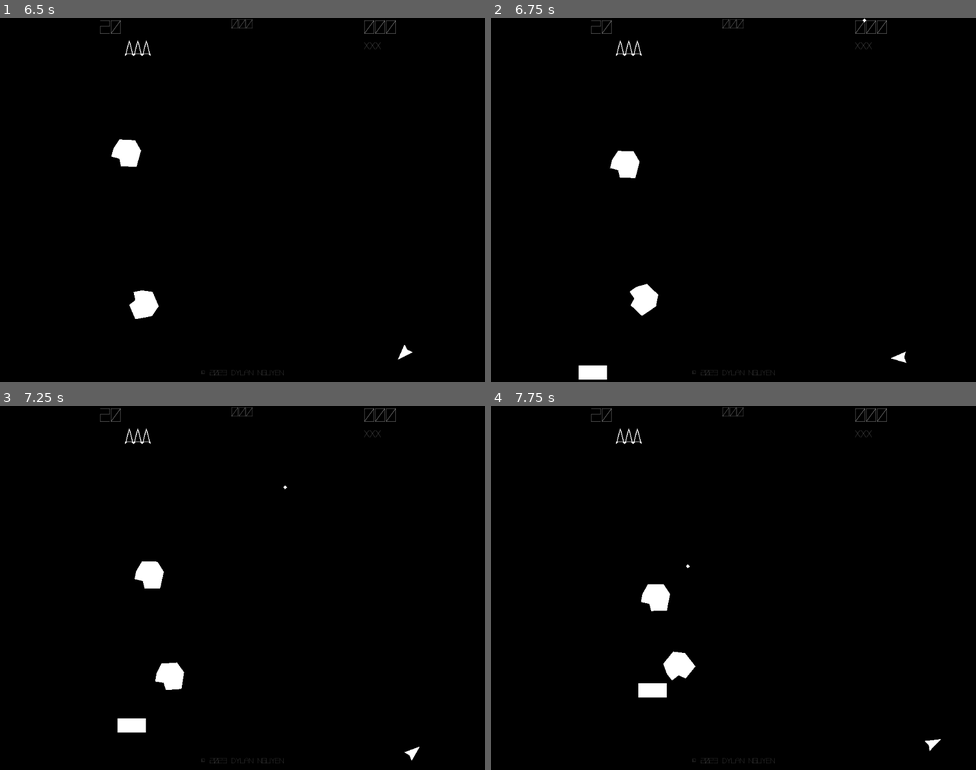
Above: before the commit, frames 1-4 (two rows, left to right).
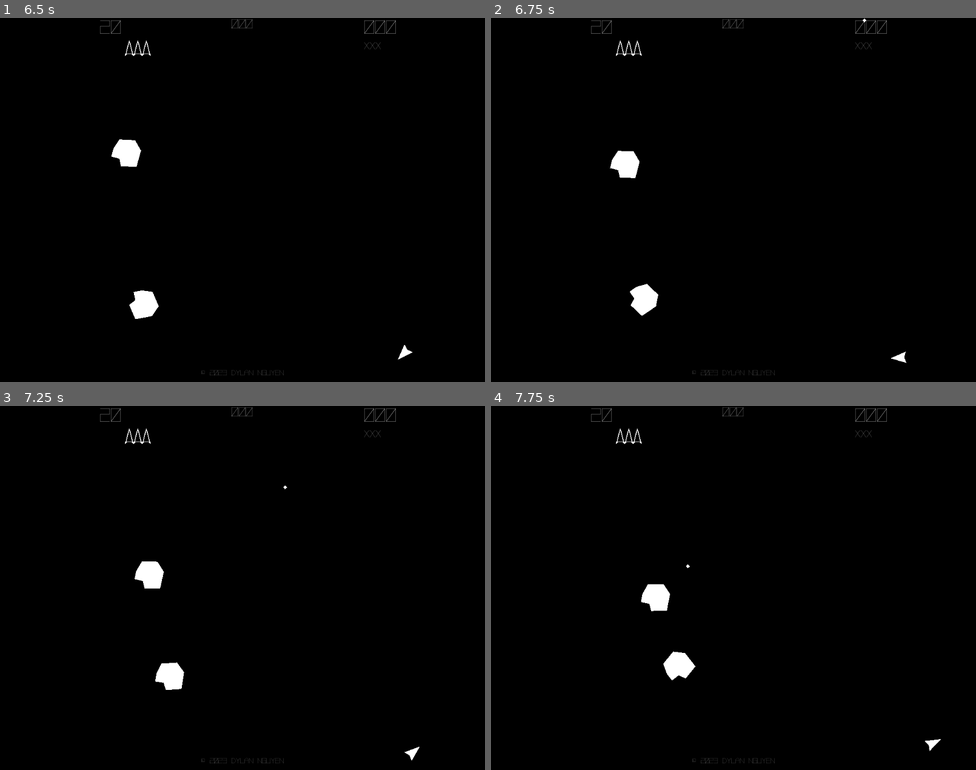
Above: after the commit, the same moments.

Repository: dmnuggins/asteroids
Game: Godot game, scene res://_scenes/Game/Game.tscn
Same seed, same stepped clock (60 frames per second), same inputs: the game is played once before the commit and once after it.
Inputs:
- Up to frame 1 (6.5 s): click "CLICK HERE TO START" at 0.5 s; tap Enter at 1.25 s; hold D (right) 1.28-2.03 s; tap F (hyperspace) every 1.5 s from 1.35 to 5.85 s; tap Space (shoot) at 2, 2.1, 3.6, 5.1 s; hold A (left) 2.03-2.78 s; hold D (right) 2.78-3.53 s; hold W (thrust) 3.53-4.28 s; hold A (left) from 4.28 s (still down)
- Up to frame 2 (6.75 s): release A (left) at 6.53 s; hold D (right) from 6.53 s (still down); tap Space (shoot) at 6.6 s
- Up to frame 3 (7.25 s): keep holding D (right)
- Up to frame 4 (7.75 s): release D (right) at 7.28 s; hold W (thrust) from 7.28 s (still down); tap F (hyperspace) at 7.35 s

Frame 1 is identical in both runs. In frame 2, 0.2% of the frame differs, in the area x 18-24%, y 95-100%; in frame 3, 0.2%; in frame 4, 0.2%.

Commit message:
Bonus enemy - timer now resets on new wave - updated timer duration

Diff:
--- a/_scripts/GameManager.gd
+++ b/_scripts/GameManager.gd
@@ -270,6 +270,8 @@
 		print("bonus timeout")
 		bonus.manual_timeout()
 		bonus_spawnable = false
+	if bonus_timer != null:
+		bonus_timer.queue_free()
 	if player_one_lives <= max_lives:
 		player_one_lives += 1
 	ui.load_lives()
@@ -335,7 +337,7 @@
 	print("Initialized bonus spawn timer")
 	bonus_timer = Timer.new()
 	add_child(bonus_timer)
-	bonus_timer.wait_time = 5.0
+	bonus_timer.wait_time = 15.0
 	bonus_timer. one_shot = true
 	bonus_timer.start()
 	bonus_timer.timeout.connect(spawn_bonus) # bonus spawner is called when bonus_timer timeout
